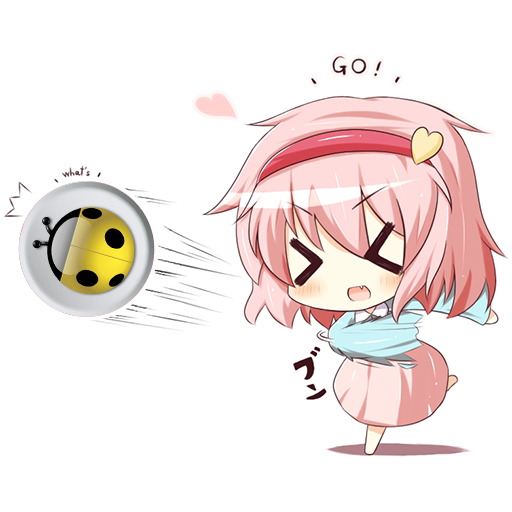
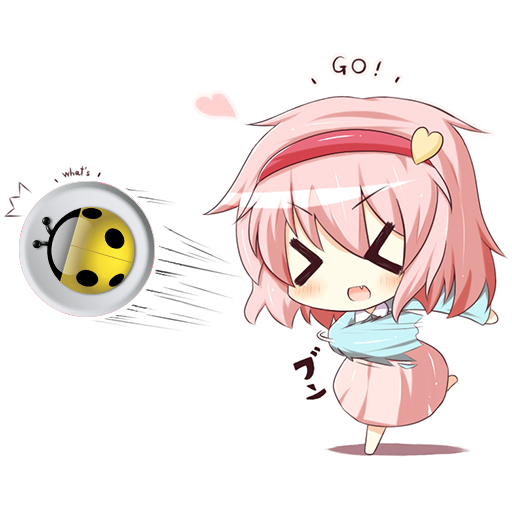
Before/after of a w=512, h=512 layered artwork. What changed in the layer stack:
renamed "椭圆 1 拷贝" to "椭圆 1 拷貝", painted on it over (18, 181, 155, 317)
painted on "椭圆 1" over (18, 181, 155, 317)
